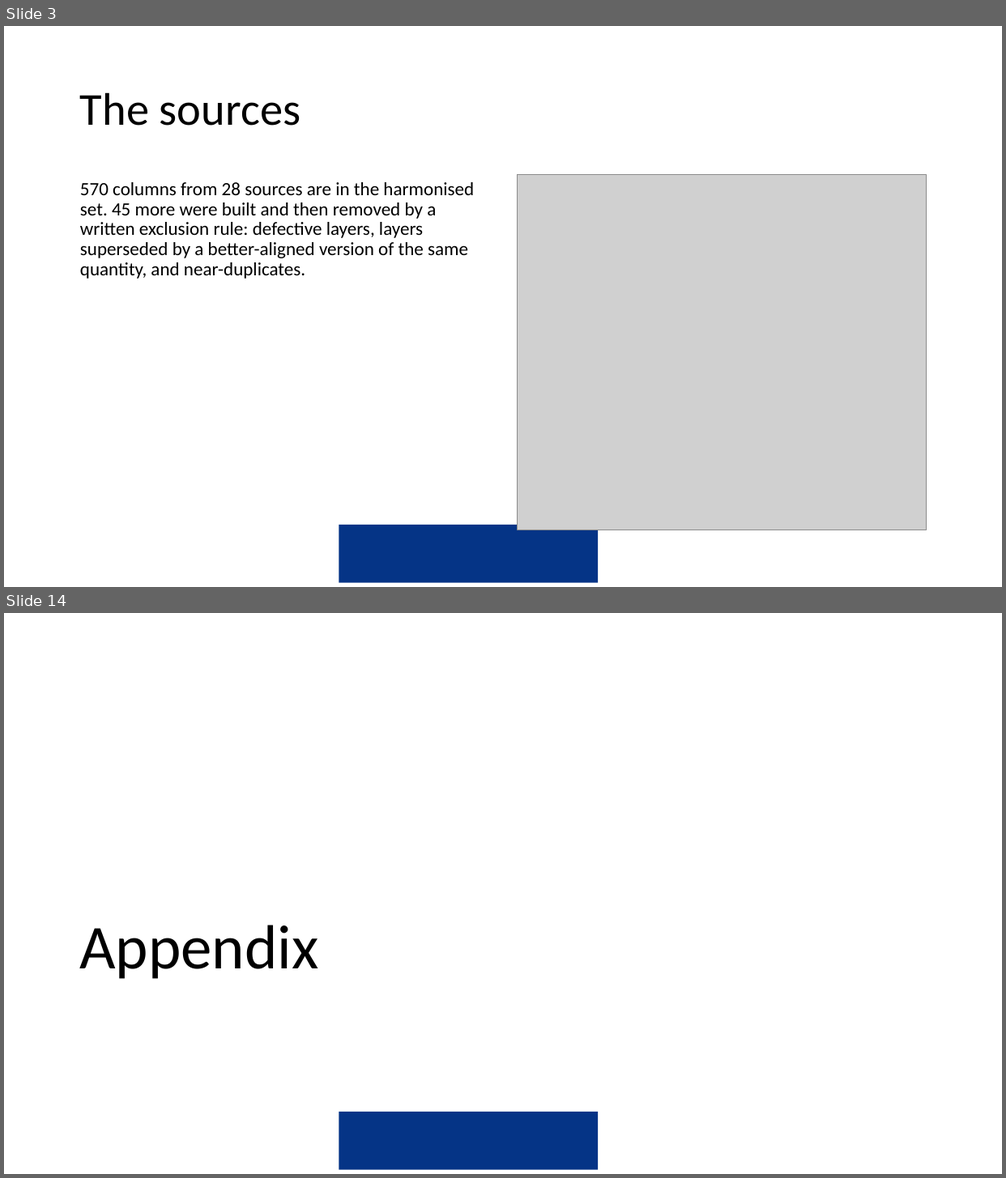
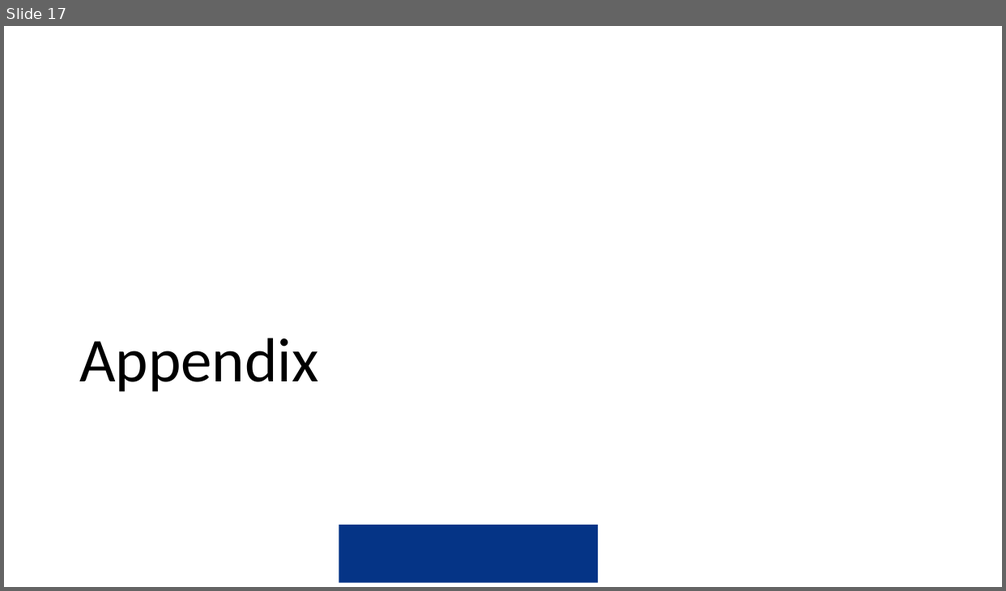
Before and after one commit to amertens/mn-prediction, a slide deck: docs/slides/MN-proxy-data-sources-2026-09.pptx. Shown one above the other, each under a label of ours: slides 3 and 14 before the commit, slide 17 after it; the slides between them are not shown. The pictures are 1006x1178 and 1006x591 pixels, drawn with LibreOffice and Linux fonts; fonts in the diff are those of the drawing; grey boxes stand for pictures; background and template pictures are left out. Boxes give left, top, right and bottom in pixels: in the first picture for what was removed or moved away, otherwise in the second. Text is boxed around its words. In the diff, an @@ line names an element or a change of style, - is before the commit and + after.

```diff
--- a/docs/slides/MN-proxy-data-sources-2026-09.pptx
+++ b/docs/slides/MN-proxy-data-sources-2026-09.pptx
@@ slide 3 removed at [4, 26, 1002, 587], background #FFFFFF; not listed: 1 template element that a slide beside it also shows @@
@@ title removed at [80, 92, 300, 126] @@
-The sources
@@ text removed at [80, 182, 474, 279] @@
-570 columns from 28 sources are in the harmonised set. 45 more were built and then removed by a written exclusion rule: defective layers, layers superseded by a better-aligned version of the same quantity, and near-duplicates.
@@ picture removed at [518, 175, 927, 531] @@
@@ what was slide 14 is now slide 17 @@
```
Also in this commit, not shown: 9 slides changed, 10 slides added, 7 other slides removed, 36 other files.
